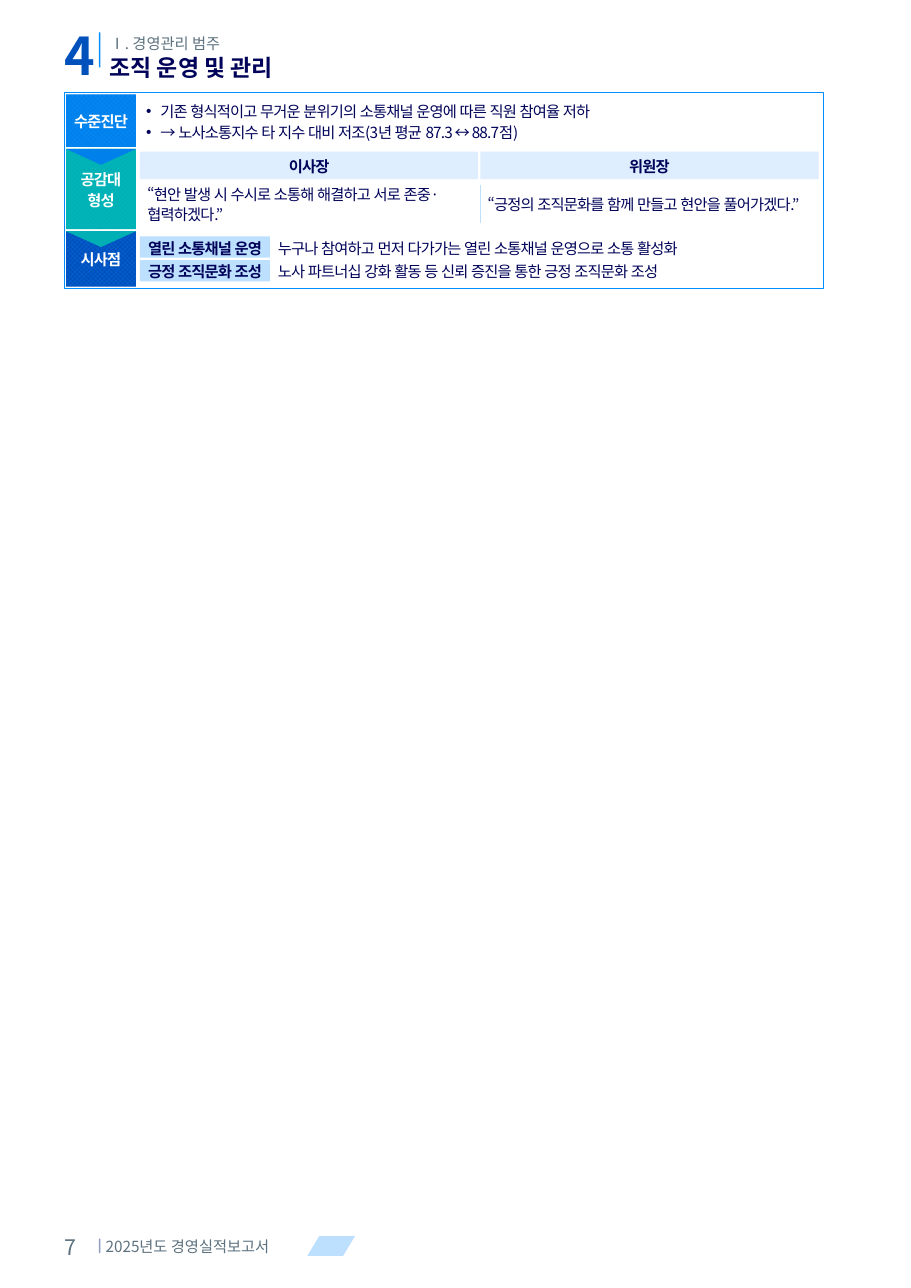
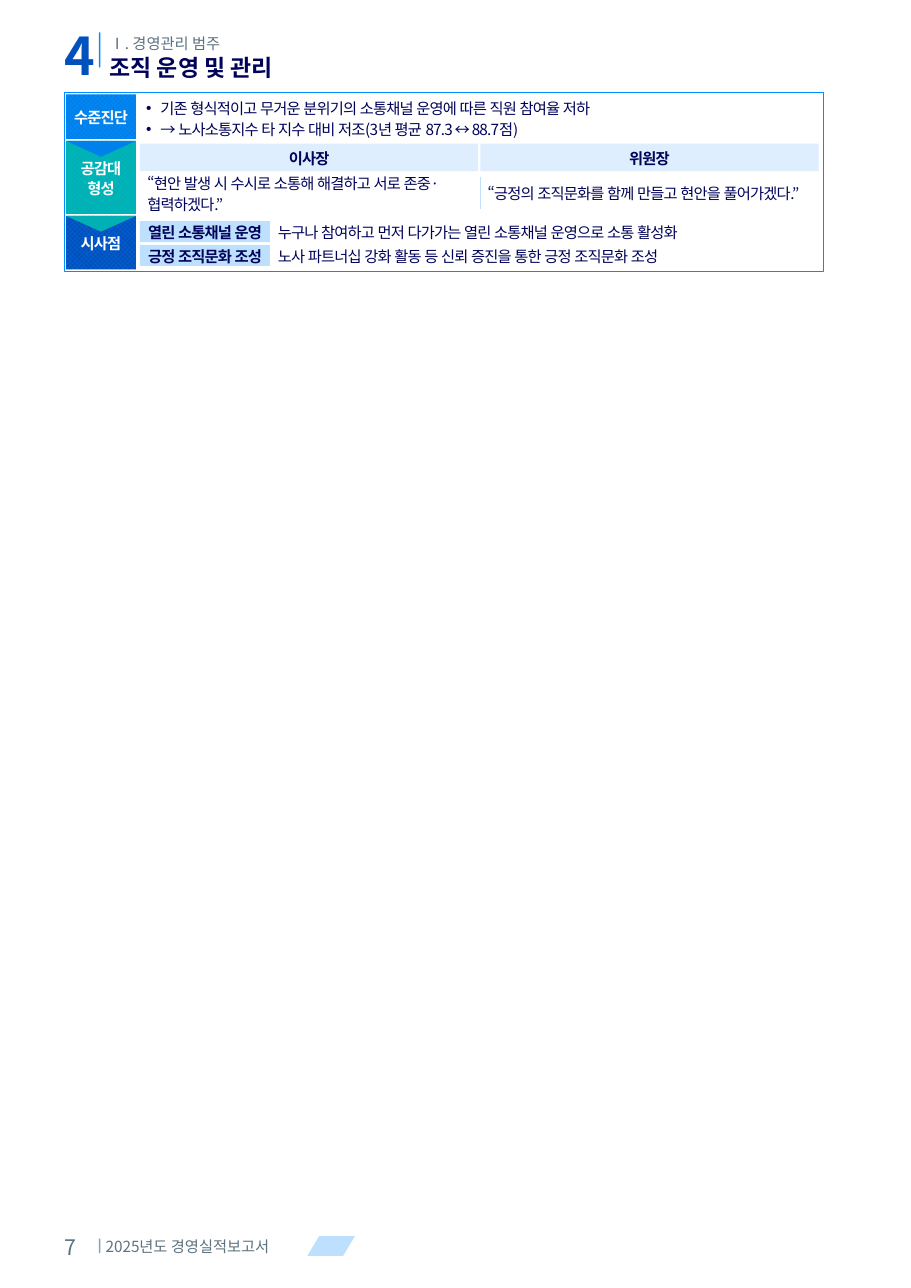
Before and after one commit to khjlsi-creator/claude, a slide deck: slide 7 of korad-경영평가-ppt/KORAD_경영평가_레이아웃_템플릿_A4세로.pptx. Drawn at 911x1288 pixels with LibreOffice and Linux fonts; fonts in the diff are those of the drawing. Boxes give left, top, right and bottom in pixels: in the first picture for what was removed or moved away, otherwise in the second. Text is boxed around its words. In the diff, an @@ line names an element or a change of style, - is before the commit and + after.

```diff
--- a/korad-경영평가-ppt/KORAD_경영평가_레이아웃_템플릿_A4세로.pptx
+++ b/korad-경영평가-ppt/KORAD_경영평가_레이아웃_템플릿_A4세로.pptx
@@ rectangle resized from (x1=65, y1=93, x2=824, y2=289) to (x1=65, y1=93, x2=824, y2=271) @@
@@ text "수준진단" moved from (x1=74, y1=114, x2=128, y2=129) to (x1=74, y1=110, x2=128, y2=125) @@
@@ rectangle resized from (x1=66, y1=95, x2=137, y2=148) to (x1=66, y1=95, x2=137, y2=139) @@
@@ text "공감대" moved from (x1=81, y1=172, x2=122, y2=208) to (x1=81, y1=161, x2=122, y2=196) @@
@@ rectangle resized from (x1=66, y1=149, x2=137, y2=229) to (x1=66, y1=141, x2=137, y2=214) @@
@@ 2 texts, 2 rectangles, 1 freeform shape moved together from (x1=66, y1=149, x2=818, y2=180) to (x1=66, y1=141, x2=818, y2=171) @@
@@ text "“현안 발생 시 수시로 소통해 ..." moved from (x1=147, y1=187, x2=440, y2=222) to (x1=147, y1=176, x2=440, y2=212) @@
@@ line moved from (480, 185) - (480, 223) to (480, 176) - (480, 209) @@
@@ text "“긍정의 조직문화를 함께 만들고 현안을 ..." moved from (x1=488, y1=197, x2=800, y2=212) to (x1=488, y1=186, x2=800, y2=201) @@
@@ 5 texts, 1 freeform shape, 1 rectangle moved together from (x1=66, y1=231, x2=678, y2=286) to (x1=66, y1=216, x2=678, y2=270) @@
@@ rectangle moved from (x1=140, y1=260, x2=270, y2=281) to (x1=140, y1=221, x2=270, y2=242) @@
@@ rectangle moved from (x1=140, y1=237, x2=270, y2=258) to (x1=140, y1=245, x2=270, y2=265) @@
```
Also in this commit, not shown: 21 other slides changed, 5 slides removed, 9 other files.
